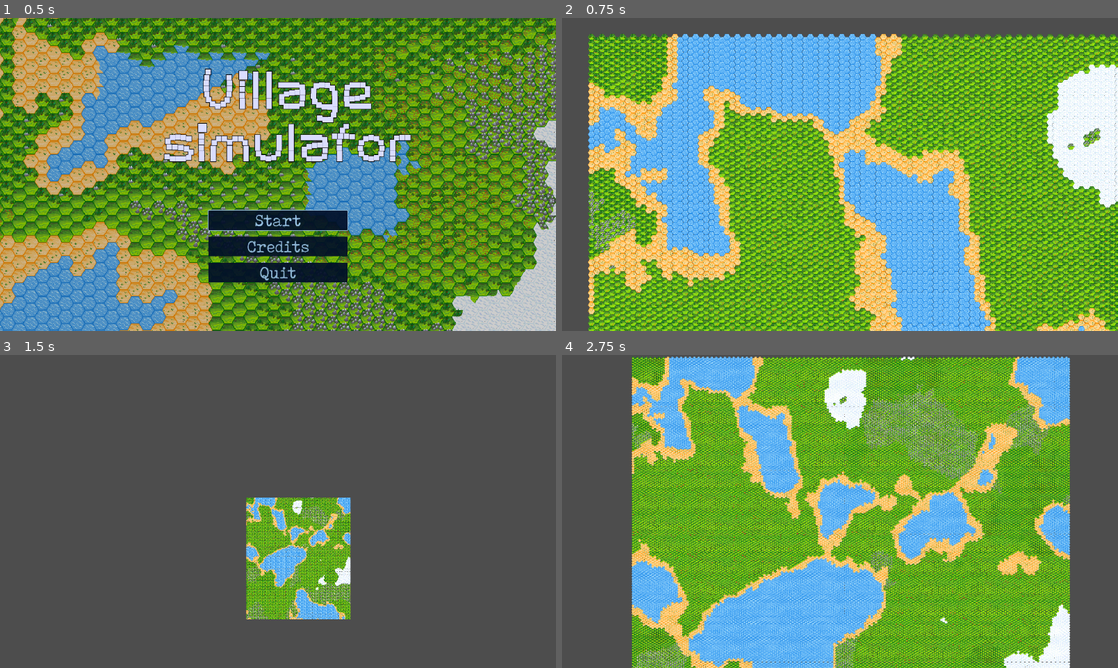
Above: before the commit, frames 1-4 (two rows, left to right).
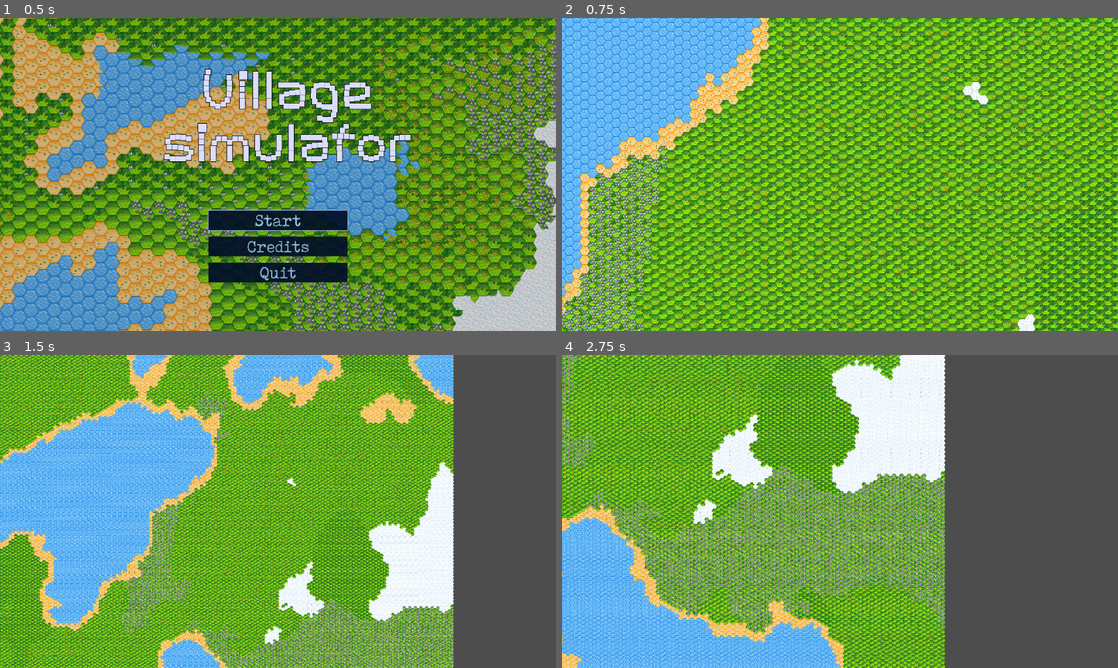
Above: after the commit, the same moments.

Repository: IsStephy/Game_TM_2
Game: Godot game, scene res://scenes/opening_menu.tscn
Two runs of this game, one before a commit and one after it. Both use one fixed random seed, a clock stepped at 60 frames per second and the inputs below.
Inputs (mouse positions are in pixels of both pictures, inside the frame that each line leads up to):
- Up to frame 1 (0.5 s): no input
- Up to frame 2 (0.75 s): click "Start" at 0.5 s
- Up to frame 3 (1.5 s): tap Enter at 1.25 s; move the mouse to (400, 495) at 1.27 s; hold Right (ui_right) from 1.28 s (still down); hold P from 1.28 s (still down); click (400, 495) at 1.42 s
- Up to frame 4 (2.75 s): tap Space at 1.52, 2.27 s; move the mouse to (728, 527) at 2.02 s; release Right (ui_right) at 2.03 s; release P at 2.03 s; hold Down (ui_down) from 2.03 s (still down); tap O at 2.1 s; click (728, 527) at 2.17 s

Frame 1 is identical in both runs. In frame 2, 90% of the frame differs, in the area x 0-100%, y 0-100%; in frame 3, 81%; in frame 4, 85%.

Commit message:
Attempt to limit the camera movement

Diff:
--- a/Grid_map/game_of_life/scenes/main.gd
+++ b/Grid_map/game_of_life/scenes/main.gd
@@ -5,6 +5,9 @@
 @onready var ui_layer := CanvasLayer.new()
 @onready var terrain_panel := PanelContainer.new()
 @onready var terrain_buttons := VBoxContainer.new()
+@onready var camera = $CharacterBody2D/Camera2D
+@onready var tile_map = $TileMapLayer
+@onready var astar = AStar2D.new()
 
 var current_brush: String = ""
 var terrain_mode: bool = false
@@ -16,18 +19,14 @@
 var noise_2: FastNoiseLite
 var width: int = 200
 var height: int = 200
-@onready var tile_map = $TileMapLayer
-@onready var astar = AStar2D.new()
-var humans = []  # Keep track of humans
+var humans = []
 
 var source_id = 0
 
-# Church positions (to ensure only one per 100x100 area)
 var churches = []
 var church_check_timer := 0.0
 var church_check_interval := 10.0
 
-# Multiple tile variants for each terrain type
 var terrain_tiles = {
 	"water": [Vector2i(5, 24)],
 	"sand": [Vector2i(0, 17), Vector2i(1, 17), Vector2i(2, 17), Vector2i(3, 17), Vector2i(4, 17), Vector2i(0, 18), Vector2i(1, 18), Vector2i(2, 18), Vector2i(4, 19), Vector2i(4, 19), Vector2i(4, 0)],
@@ -74,11 +73,55 @@
 	else:
 		push_error("NoiseTexture2D is not set correctly!")
 
-	# After world generation, try building the church for each human
-
-
 	add_child(details_label)
-	details_label.hide()  # Hide the label initially
+	details_label.hide()
+
+	camera.make_current()
+	setup_camera_limits()
+	camera.zoom = Vector2(0.75, 0.75)
+	camera.limit_left = 1
+	camera.limit_top = 1
+
+	var tile_size = tile_map.tile_set.tile_size
+	var map_rect = tile_map.get_used_rect()
+	var map_size = map_rect.size * tile_size
+	var center_pos = tile_map.map_to_local(Vector2i(width / 2, height / 2))
+	$CharacterBody2D.global_position = center_pos
+	camera.limit_right = map_size.x - 1
+	camera.limit_bottom = map_size.y - 1
+
+	camera.make_current()
+
+func setup_camera_limits():
+	var tile_size: Vector2i = tile_map.tile_set.tile_size
+	var used_rect: Rect2i = tile_map.get_used_rect()
+	var map_tiles_x = used_rect.size.x
+	var map_tiles_y = used_rect.size.y
+
+	var total_map_width = (map_tiles_x + 0.5) * tile_size.x
+	var total_map_height = (map_tiles_y * 0.75 + 0.25) * tile_size.y
+
+	var viewport_size = get_viewport().get_visible_rect().size
+
+	var min_zoom_x = viewport_size.x / total_map_width
+	var min_zoom_y = viewport_size.y / total_map_height
+	var min_zoom = max(min_zoom_x, min_zoom_y)
+
+	var max_zoom = 2.0
+
+	camera.zoom = Vector2(min_zoom + 0.1, min_zoom + 0.1)
+	camera.set_meta("min_zoom", min_zoom)
+	camera.set_meta("max_zoom", max_zoom)
+
+	var margin_x = tile_size.x
+	var margin_y = tile_size.y
+
+	camera.limit_left = 0 + margin_x
+	camera.limit_top = 0 + margin_y
+	camera.limit_right = int(total_map_width) - margin_x
+	camera.limit_bottom = int(total_map_height) - margin_y
+
+
 
 
 
@@ -107,34 +150,28 @@
 		idx += 1
 
 # Build the church at a specific position
-# Build the church at a specific position
 func build_church(pos: Vector2i):
-	print("Attempting to build church at position:", pos)  # Debug print
+	print("Attempting to build church at position:", pos)
 	if can_build_church(pos):
-		# Proceed with church placement
-		print("Building church at position:", pos)  # Debug print
-
-		# Place the church tile (adjust as needed)
-		tile_map.set_cell(pos, source_id, terrain_tiles['grass'][0])  # Adjust tile ID if needed
-
-		# Create and position the church sprite
+		print("Building church at position:", pos)
+
+		tile_map.set_cell(pos, source_id, terrain_tiles['grass'][0])
+
 		var church_sprite = Sprite2D.new()
 		church_sprite.texture = preload("res://assets/buildings/church.png")
 		var world_pos = tile_map.map_to_local(pos)
 		church_sprite.position = world_pos
-		church_sprite.z_index = 4  # Ensure it's drawn on top
+		church_sprite.z_index = 4
 		add_child(church_sprite)
 
-		# Add the church position to the list
 		churches.append(pos)
 		weight_map[pos] = 0
-		print("Church successfully built at position:", pos)  # Debug print
+		print("Church successfully built at position:", pos)
 	else:
-		print("Cannot build church. Conditions not met.")  # Debug print
-
-# Function to check if a church can be built in the given area
+		print("Cannot build church. Conditions not met.")
+
 func can_build_church(pos: Vector2i) -> bool:
-	print("Checking if church can be built at position:", pos)  # Debug print
+	print("Checking if church can be built at position:", pos)
 
 	# Check for the number of humans in the 10x10 tile range
 	var human_count = 0
@@ -222,15 +259,25 @@
 
 
 func _process(delta):
+	var tile_size = tile_map.tile_set.tile_size
+	var used_rect = tile_map.get_used_rect()
+	var map_pixel_size = used_rect.size * tile_size
+	var screen_size = get_viewport().size
+
 	if terrain_toggle_timer > 0.0:
 		terrain_toggle_timer -= delta
+
+	var min_zoom = camera.get_meta("min_zoom")
+	var max_zoom = camera.get_meta("max_zoom")
+	camera.zoom.x = clamp(camera.zoom.x, min_zoom, max_zoom)
+	camera.zoom.y = clamp(camera.zoom.y, min_zoom, max_zoom)
 	if is_paused:
 		return
-
+	print(len(humans))
 
 	church_check_timer += delta
 	if church_check_timer >= church_check_interval:
-		church_check_timer = 0.0  # Reset the timer
+		church_check_timer = 0.0
 		for human_cell in humans:
 			var human_pos = tile_map.local_to_map(human_cell.global_position)
 			build_church(human_pos)
@@ -244,7 +291,7 @@
 
 var used_tiles = {}
 
-# Function to spawn a human at a given position
+
 func spawn_human(pos: Vector2i):
 	var human_scene = preload("res://scenes/human_cell.tscn")
 	var human = human_scene.instantiate()
@@ -255,15 +302,13 @@
 	humans.append(human)
 	print("✅ Spawned human at tile:", pos, " | World pos:", world_pos)
 
-# Function to show the human's stats when clicked
 func show_human_stats(human):
-	# Update the label text with human stats using string interpolation
+
 	details_label.text = "Health: " + str(human.health) + "\n Happiness: " + str(human.happiness) + "\nStamina: " + str(hu …(237 unchanged characters)…
-	details_label.position = get_local_mouse_position() + Vector2(10, 10)  # Position the label near the mouse click
-	details_label.show()  # Make the label visible
-
-
-# Generate the world using noise values
+	details_label.position = get_local_mouse_position() + Vector2(10, 10)
+	details_label.show()
+
+
 func generate_world():
 	for x in range(width):
 		for y in range(height):
